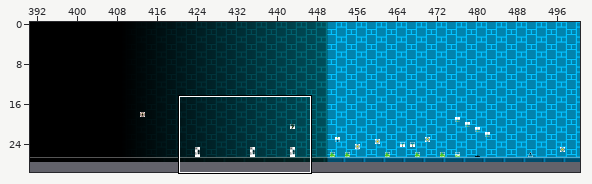
Two states of a Tiled map, levels/chr_data/tmx/polargeist.tmx. Above, an overview of the earlier version with the close-up marked.
Close-up. Before the commit:
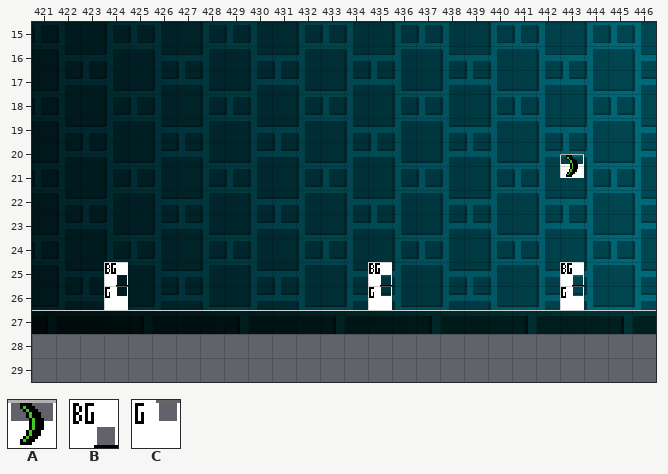
Cells are 16x16 px. Shown: x 421..446, y 15..29. The commit also changed other parts of the map, which this record leaves out. Not drawn, because the pictures are missing: unchanged layer "Layer 2".
Key: from "sprites": A 0 "Cube portal", B 256 "BG colour trigger", C 257 "Ground colour trigger".
Objects are placed by their top-left corner, in cells (3,4 is the top-left corner of cell 3,4); size is 1x1 cell unless given.
Layers that did not change in this view are not listed.
Objects on layer "SP" before:
A "Cube portal" at 443,20.5
B "BG colour trigger" at 424,25
B "BG colour trigger" at 435,25
B "BG colour trigger" at 443,25
C "Ground colour trigger" at 424,26
C "Ground colour trigger" at 435,26
C "Ground colour trigger" at 443,26
The same view after the edit:
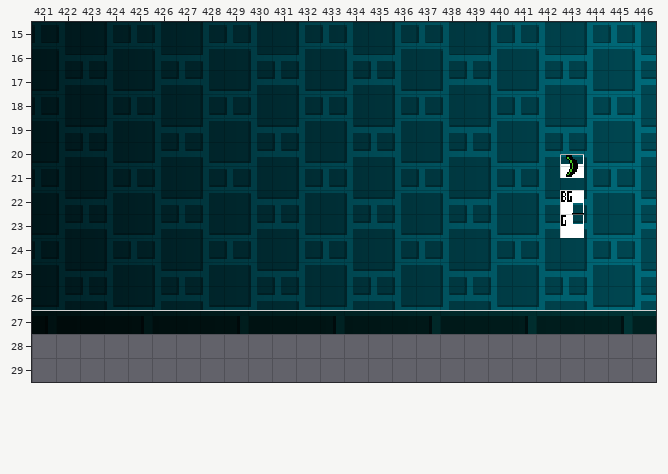
What changed:
Layer "SP":
A new object: B "BG colour trigger" at 443,22.
A new object: C "Ground colour trigger" at 443,23.
Object B "BG colour trigger" at 424,25 is removed.
Object B "BG colour trigger" at 435,25 is removed.
Object B "BG colour trigger" at 443,25 is removed.
Object C "Ground colour trigger" at 424,26 is removed.
Object C "Ground colour trigger" at 435,26 is removed.
Object C "Ground colour trigger" at 443,26 is removed.
